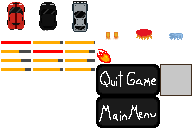
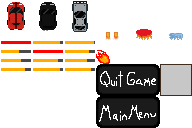
Layers edited between the first and the second 192×128 image:
painted on "sprite_sheet.png" over [96, 49, 111, 64]
